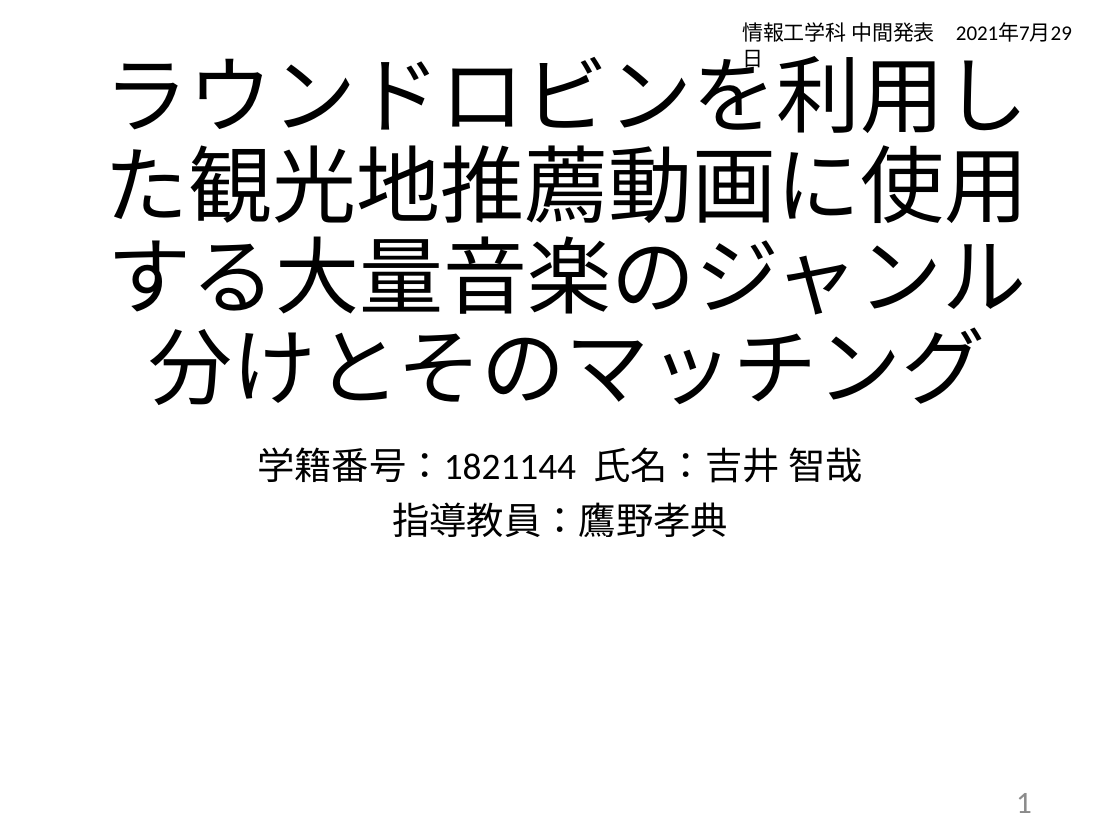
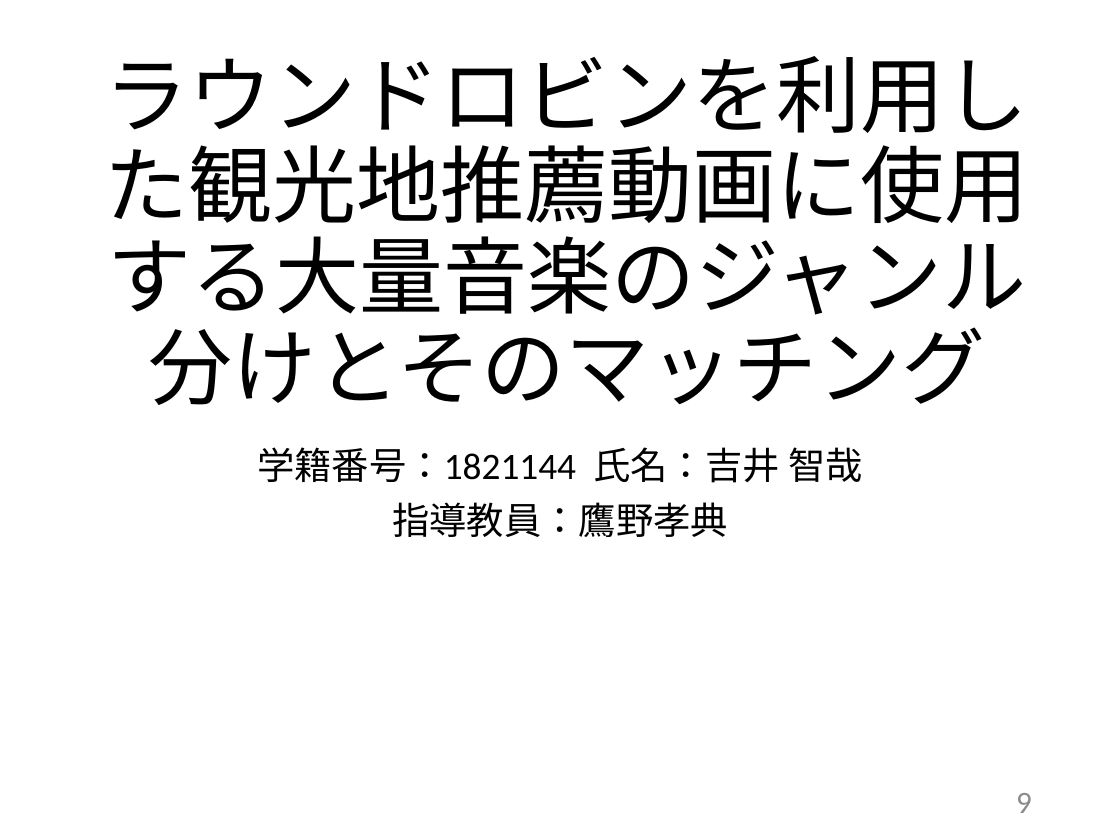
Before and after one commit to kait-takanolab/1821144-yoshii-thesis, a slide deck: slide 9 of 学部_中間発表_1821144.pptx (slide 1 before the commit). Drawn at 1120x840 pixels with LibreOffice and Linux fonts; fonts in the diff are those of the drawing. Boxes give left, top, right and bottom in pixels: in the first picture for what was removed or moved away, otherwise in the second. Text is boxed around its words. In the diff, an @@ line names an element or a change of style, - is before the commit and + after.

```diff
--- a/学部_中間発表_1821144.pptx
+++ b/学部_中間発表_1821144.pptx
@@ text removed at <box>742,22,935,42</box> @@
-情報工学科 中間発表 2021年7月29日
@@ page number at <box>1016,793,1032,813</box>: text changed @@
-1
+9
```
Also in this commit, not shown: 1 other slide changed.
